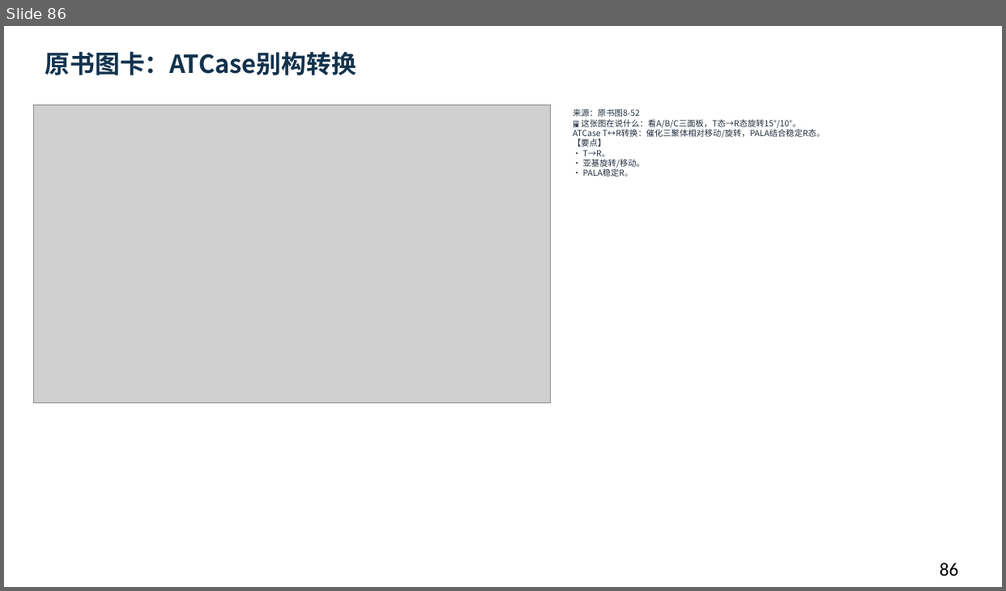
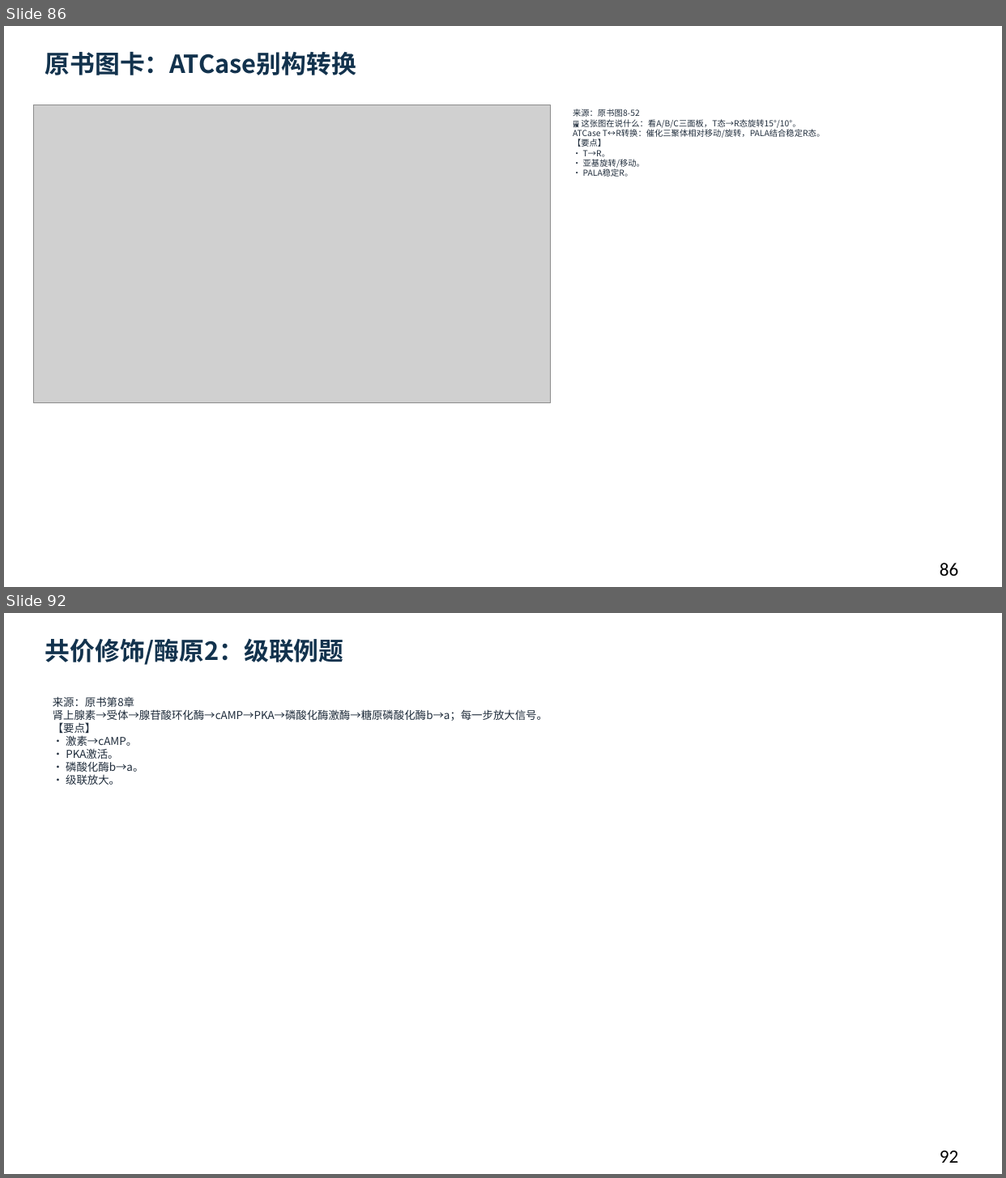
Before and after one commit to newkan-li/Biochemistry, a slide deck: downloads/bc08-ai-style.pptx. Shown one above the other, each under a label of ours: slide 86 before the commit, slides 86 and 92 after it; the slides between them are not shown. The pictures are 1006x591 and 1006x1178 pixels, drawn with LibreOffice and Linux fonts; fonts in the diff are those of the drawing; grey boxes stand for pictures. Boxes give left, top, right and bottom in pixels: in the first picture for what was removed or moved away, otherwise in the second. Text is boxed around its words. In the diff, an @@ line names an element or a change of style, - is before the commit and + after.

```diff
--- a/downloads/bc08-ai-style.pptx
+++ b/downloads/bc08-ai-style.pptx
@@ slide 92 added at (4, 613, 1002, 1174), background #FFFFFF @@
@@ text added at (45, 639, 344, 665), 24 pt, text #12324D, bold @@
+共价修饰/酶原2：级联例题
@@ text added at (53, 696, 548, 785), 10.5 pt, text #202D3C @@
+来源：原书第8章
+肾上腺素→受体→腺苷酸环化酶→cAMP→PKA→磷酸化酶激酶→糖原磷酸化酶b→a；每一步放大信号。
+【要点】
+• 激素→cAMP。
+• PKA激活。
+• 磷酸化酶b→a。
+• 级联放大。
@@ text added at (940, 1151, 958, 1163), 18 pt, text #000000 @@
+92
```
Also in this commit, not shown: 1 slide changed, 11 other slides added, 10 other files.
